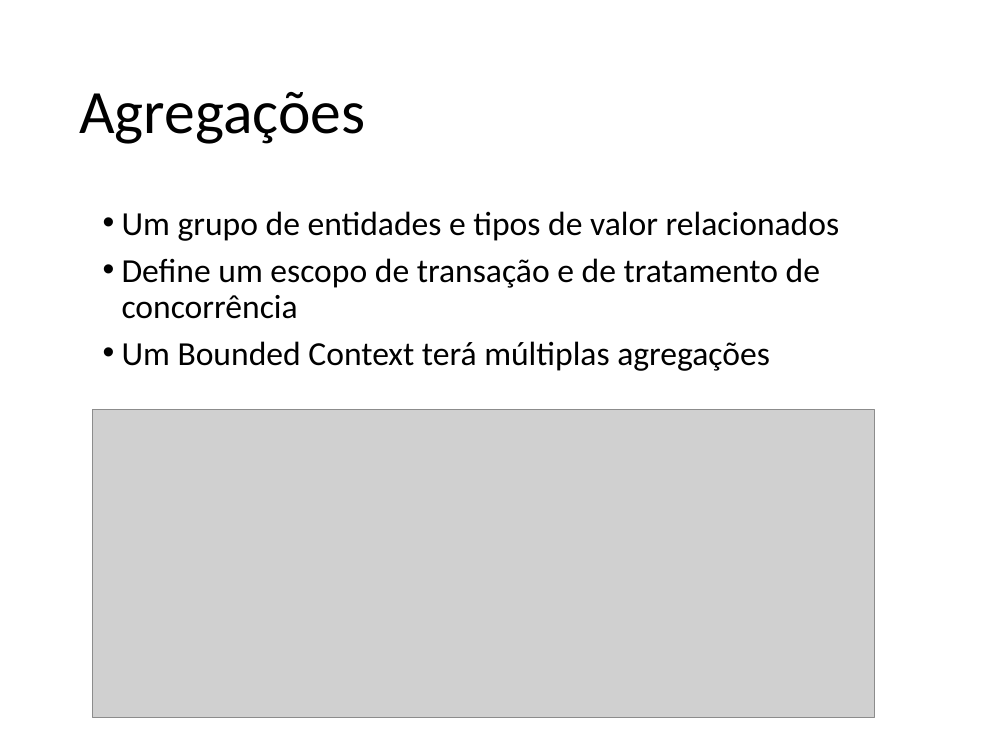
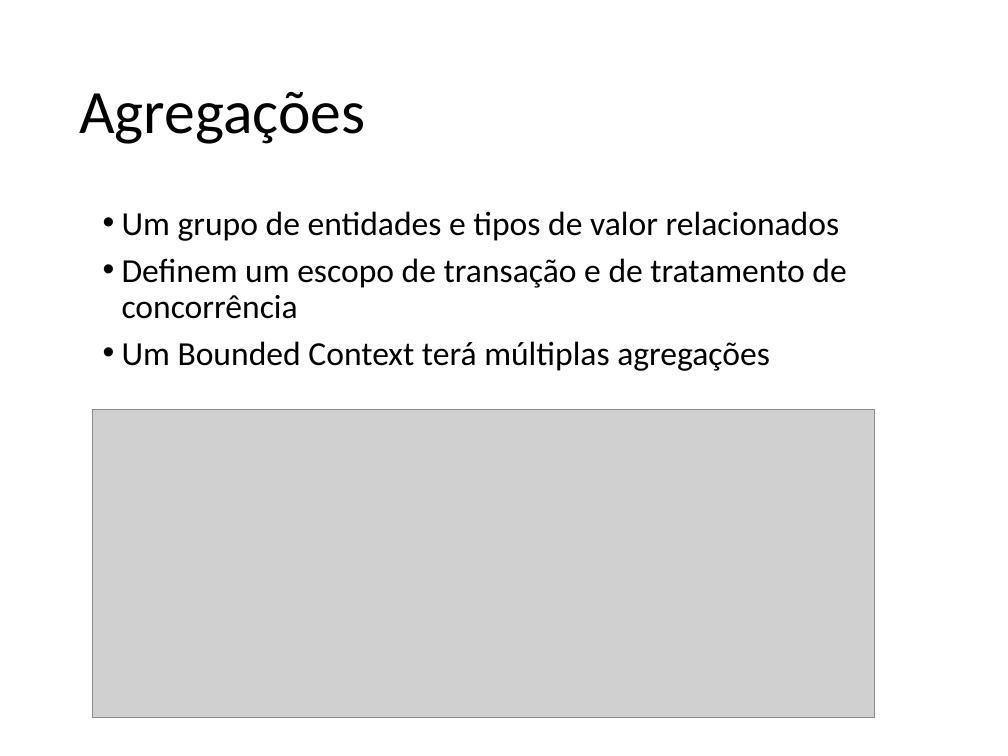
Before and after one commit to ivanpaulovich/event-sourcing-jambo, a slide deck: slide 22 of docs/Introdução ao Domain-Driven-Design (DDD).pptx. Drawn at 1008x756 pixels with LibreOffice and Linux fonts; fonts in the diff are those of the drawing; grey boxes stand for pictures. Boxes give left, top, right and bottom in pixels: in the first picture for what was removed or moved away, otherwise in the second. Text is boxed around its words. In the diff, an @@ line names an element or a change of style, - is before the commit and + after.

```diff
--- a/docs/Introdução ao Domain-Driven-Design (DDD).pptx
+++ b/docs/Introdução ao Domain-Driven-Design (DDD).pptx
@@ text at (122,258,846,319): text changed @@
-• Define um escopo de transação e de tratamento de concorrência
+• Definem um escopo de transação e de tratamento de concorrência
```
Also in this commit, not shown: 4 other slides changed, 1 other file.
